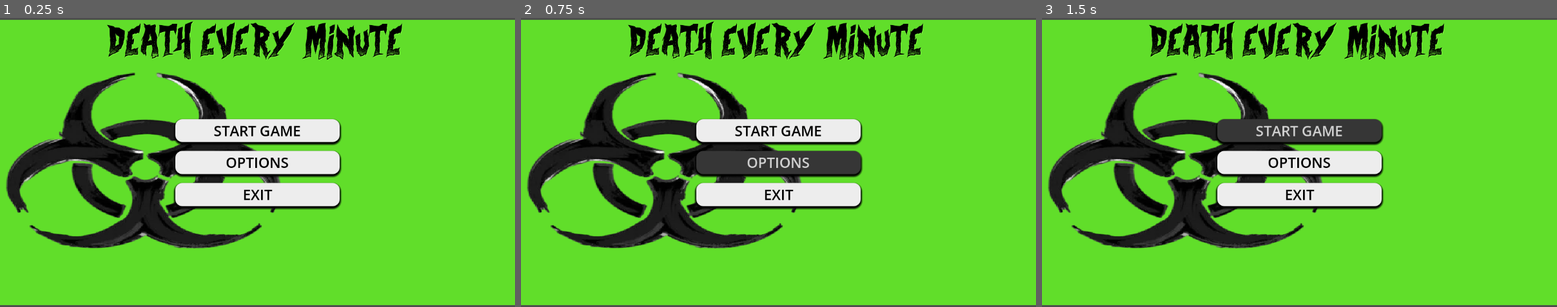
Above: before the commit, frames 1-3 (left to right).
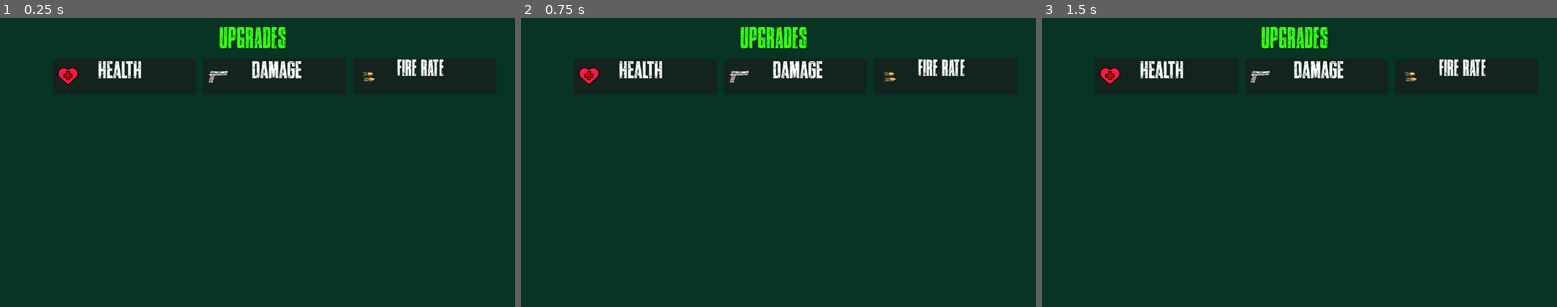
Above: after the commit, the same moments.

Repository: strixconn-ops/GMTK-26-
Game: Godot game, scene res://upgrade.tscn
Same seed, same stepped clock (60 frames per second), same inputs: the game is played once before the commit and once after it. Before the commit the project starts from res://scenes/main_menu.tscn.
Inputs (mouse positions are in pixels of both pictures, inside the frame that each line leads up to):
- Up to frame 1 (0.25 s): no input
- Up to frame 2 (0.75 s): click (778, 162) at 0.5 s, where only the run before the commit has a clickable "OPTIONS"
- Up to frame 3 (1.5 s): click (1299, 130) at 1.25 s, where only the run before the commit has a clickable "START GAME"

The runs differ from the first frame. In frame 1, 96% of the frame differs, in the area x 0-100%, y 0-100%; in frame 2, 96%; in frame 3, 96%.

Commit message:
the font and the picture did'nt load in the main menu so i loaded them into the main menu again and i will be starting over the upgrade page again

Diff:
--- /dev/null
+++ b/death-every-minute/main_menu.tscn
@@ -0,0 +1,153 @@
+[gd_scene format=3 uid="uid://cyaq4wlw2uom8"]
+
+[ext_resource type="FontFile" uid="uid://dfyiikwxllxi1" path="res://sprites and fonts/Curse of the Zombie.ttf" id="1_7vrkn"]
+[ext_resource type="Texture2D" uid="uid://d20fmiwwhlq8o" path="res://download-Photoroom.png" id="2_fu7sn"]
+
+[sub_resource type="StyleBoxEmpty" id="StyleBoxEmpty_nogid"]
+
+[sub_resource type="StyleBoxTexture" id="StyleBoxTexture_2q8f6"]
+texture = ExtResource("2_fu7sn")
+
+[sub_resource type="StyleBoxFlat" id="StyleBoxFlat_8g5uu"]
+bg_color = Color(0.9297146, 0.9297147, 0.9297146, 1)
+corner_radius_top_left = 16
+corner_radius_top_right = 16
+corner_radius_bottom_right = 16
+corner_radius_bottom_left = 16
+shadow_color = Color(0, 0, 0, 0.9607843)
+shadow_size = 5
+shadow_offset = Vector2(0, 3.41)
+
+[sub_resource type="StyleBoxFlat" id="StyleBoxFlat_7vrkn"]
+bg_color = Color(0.412153, 0.41215235, 0.41215214, 1)
+corner_radius_top_left = 16
+corner_radius_top_right = 16
+corner_radius_bottom_right = 16
+corner_radius_bottom_left = 16
+shadow_color = Color(0, 0, 0, 0.9607843)
+shadow_size = 5
+shadow_offset = Vector2(0, 3.41)
+
+[sub_resource type="StyleBoxFlat" id="StyleBoxFlat_fu7sn"]
+bg_color = Color(0.21230495, 0.2123048, 0.21230477, 1)
+corner_radius_top_left = 16
+corner_radius_top_right = 16
+corner_radius_bottom_right = 16
+corner_radius_bottom_left = 16
+shadow_color = Color(0, 0, 0, 0.9607843)
+shadow_size = 5
+shadow_offset = Vector2(0, 3.41)
+
+[sub_resource type="StyleBoxEmpty" id="StyleBoxEmpty_fu7sn"]
+
+[node name="Main Menu" type="Control" unique_id=229154848]
+layout_mode = 3
+anchors_preset = 8
+anchor_left = 0.5
+anchor_top = 0.5
+anchor_right = 0.5
+anchor_bottom = 0.5
+grow_horizontal = 2
+grow_vertical = 2
+
+[node name="ColorRect" type="ColorRect" parent="." unique_id=1282313626]
+layout_mode = 1
+anchors_preset = 8
+anchor_left = 0.5
+anchor_top = 0.5
+anchor_right = 0.5
+anchor_bottom = 0.5
+offset_left = -576.0
+offset_top = -320.0
+offset_right = 576.0
+offset_bottom = 320.0
+grow_horizontal = 2
+grow_vertical = 2
+color = Color(0.38039216, 0.87058824, 0.16470589, 1)
+
+[node name="Label" type="Label" parent="ColorRect" unique_id=518054964]
+layout_mode = 1
+anchors_preset = 5
+anchor_left = 0.5
+anchor_right = 0.5
+offset_left = -336.0
+offset_top = 24.0
+offset_right = 345.0
+offset_bottom = 112.0
+grow_horizontal = 2
+theme_override_colors/font_color = Color(0, 0, 0, 1)
+theme_override_colors/font_shadow_color = Color(0.50315577, 0.99999994, 0.2446042, 0.95686275)
+theme_override_fonts/font = ExtResource("1_7vrkn")
+theme_override_font_sizes/font_size = 64
+theme_override_styles/normal = SubResource("StyleBoxEmpty_nogid")
+text = "DEATH EVERY MINUTE"
+
+[node name="Panel" type="Panel" parent="ColorRect/Label" unique_id=1307109344]
+layout_mode = 1
+anchors_preset = 15
+anchor_right = 1.0
+anchor_bottom = 1.0
+offset_left = -279.0
+offset_top = 51.0
+offset_right = -230.0
+offset_bottom = 447.0
+grow_horizontal = 2
+grow_vertical = 2
+theme_override_styles/panel = SubResource("StyleBoxTexture_2q8f6")
+
+[node name="VBoxContainer" type="VBoxContainer" parent="." unique_id=142252288]
+layout_mode = 1
+anchors_preset = 8
+anchor_left = 0.5
+anchor_top = 0.5
+anchor_right = 0.5
+anchor_bottom = 0.5
+offset_left = -184.0
+offset_top = -97.5
+offset_right = 184.0
+offset_bottom = 97.5
+grow_horizontal = 2
+grow_vertical = 2
+theme_override_constants/separation = 20
+
+[node name="Button" type="Button" parent="VBoxContainer" unique_id=779149520]
+layout_mode = 2
+size_flags_vertical = 3
+theme_override_colors/font_color = Color(0, 0, 0, 1)
+theme_override_colors/font_focus_color = Color(0.79482836, 0.79482794, 0.794828, 1)
+theme_override_colors/font_pressed_color = Color(0.8175215, 0.81752115, 0.81752115, 1)
+theme_override_colors/font_hover_color = Color(0.8175213, 0.8175213, 0.81752115, 1)
+theme_override_font_sizes/font_size = 32
+theme_override_styles/normal = SubResource("StyleBoxFlat_8g5uu")
+theme_override_styles/pressed = SubResource("StyleBoxFlat_7vrkn")
+theme_override_styles/hover = SubResource("StyleBoxFlat_fu7sn")
+theme_override_styles/focus = SubResource("StyleBoxEmpty_fu7sn")
+text = "START GAME"
+
+[node name="Button2" type="Button" parent="VBoxContainer" unique_id=679600277]
+layout_mode = 2
+size_flags_vertical = 3
+theme_override_colors/font_color = Color(0, 0, 0, 1)
+theme_override_colors/font_focus_color = Color(0.79482836, 0.79482794, 0.794828, 1)
+theme_override_colors/font_pressed_color = Color(0.8175215, 0.81752115, 0.81752115, 1)
+theme_override_colors/font_hover_color = Color(0.8175213, 0.8175213, 0.81752115, 1)
+theme_override_font_sizes/font_size = 32
+theme_override_styles/normal = SubResource("StyleBoxFlat_8g5uu")
+theme_override_styles/pressed = SubResource("StyleBoxFlat_7vrkn")
+theme_override_styles/hover = SubResource("StyleBoxFlat_fu7sn")
+theme_override_styles/focus = SubResource("StyleBoxEmpty_fu7sn")
+text = "OPTIONS"
+
+[node name="Button3" type="Button" parent="VBoxContainer" unique_id=1967913226]
+layout_mode = 2
+size_flags_vertical = 3
+theme_override_colors/font_color = Color(0, 0, 0, 1)
+theme_override_colors/font_focus_color = Color(0.79482836, 0.79482794, 0.794828, 1)
+theme_override_colors/font_pressed_color = Color(0.8175215, 0.81752115, 0.81752115, 1)
+theme_override_colors/font_hover_color = Color(0.8175213, 0.8175213, 0.81752115, 1)
+theme_override_font_sizes/font_size = 32
+theme_override_styles/normal = SubResource("StyleBoxFlat_8g5uu")
+theme_override_styles/pressed = SubResource("StyleBoxFlat_7vrkn")
+theme_override_styles/hover = SubResource("StyleBoxFlat_fu7sn")
+theme_override_styles/focus = SubResource("StyleBoxEmpty_fu7sn")
+text = "EXIT"
--- a/death-every-minute/project.godot
+++ b/death-every-minute/project.godot
@@ -11,7 +11,7 @@
 [application]
 
 config/name="DEATH EVERY MINUTE"
-run/main_scene="res://scenes/main_menu.tscn"
+run/main_scene="uid://s3fwqr84oti"
 config/features=PackedStringArray("4.7", "Forward Plus")
 config/icon="res://sprites and fonts/icon.svg"
 
Binary file added: death-every-minute/download-Photoroom.png
Not shown, added: death-every-minute/download-Photoroom.png.import
